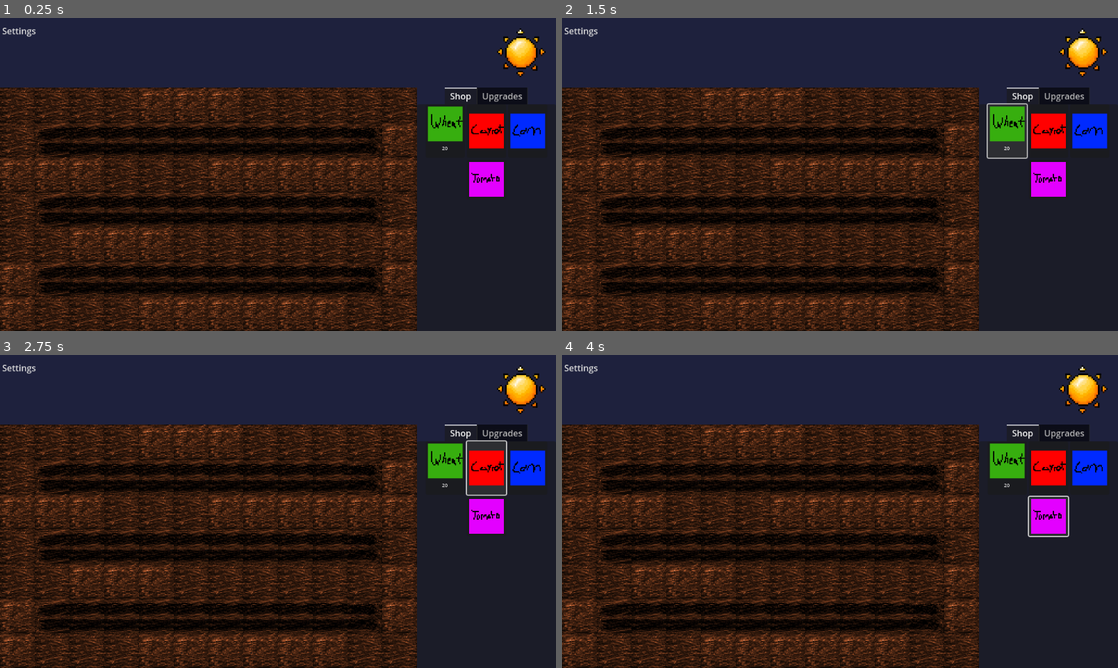
Above: before the commit, frames 1-4 (two rows, left to right).
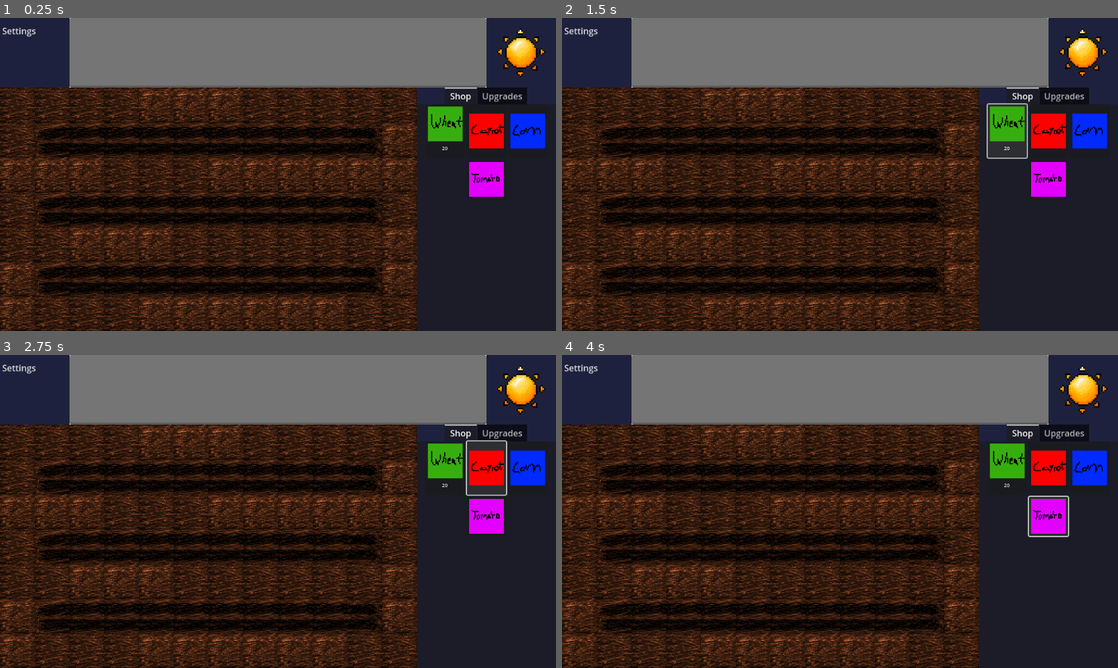
Above: after the commit, the same moments.

Repository: TalesOfXanthar/Wheather
Game: Godot game, scene res://scenes/main.tscn
Same seed, same stepped clock (60 frames per second), same inputs: the game is played once before the commit and once after it.
Inputs (mouse positions are in pixels of both pictures, inside the frame that each line leads up to):
- Up to frame 1 (0.25 s): no input
- Up to frame 2 (1.5 s): click (612, 140) at 0.52 s; click "20" at 1.25 s
- Up to frame 3 (2.75 s): click (489, 467) at 2 s
- Up to frame 4 (4 s): click (1090, 467) at 2.75 s; click (1051, 517) at 3.5 s

The runs differ from the first frame. In frame 1, 17% of the frame differs, in the area x 12-88%, y 0-23%; in frame 2, 17%; in frame 3, 17%; in frame 4, 17%.

Commit message:
Added text box and planting/harvesting text

Diff:
--- a/scenes/main.tscn
+++ b/scenes/main.tscn
@@ -6,6 +6,7 @@
 [ext_resource type="PackedScene" uid="uid://4gh2l1ak2t18" path="res://scenes/moon.tscn" id="4_jyhfs"]
 [ext_resource type="PackedScene" uid="uid://t7r3fcl5f6bq" path="res://scenes/UI.tscn" id="5_tbgi4"]
 [ext_resource type="PackedScene" uid="uid://pv7y6o0xsaay" path="res://scenes/placeholder_crop.tscn" id="5_tefeu"]
+[ext_resource type="PackedScene" uid="uid://bnco3jkb63o4c" path="res://text_box.tscn" id="7_o6xl0"]
 
 [sub_resource type="TileSetAtlasSource" id="TileSetAtlasSource_kxvpd"]
 texture = ExtResource("1_ok1o8")
@@ -146,3 +147,5 @@
 
 [node name="CropC0" parent="CropScenes" instance=ExtResource("5_tefeu")]
 position = Vector2(672, 480)
+
+[node name="Control" parent="." instance=ExtResource("7_o6xl0")]
--- a/scripts/global_time_script.gd
+++ b/scripts/global_time_script.gd
@@ -2,3 +2,4 @@
 var globalTimeDilation = 1
 var cursorState = "Ground"
 var playerMoney = 0
+var textBox = ""
--- a/scripts/placeholder_crop.gd
+++ b/scripts/placeholder_crop.gd
@@ -26,12 +26,14 @@
 
 func plant_crop():
 	cropState = GlobalTimeScript.cursorState
+	GlobalTimeScript.textBox = "Planted " + cropState
 	$AnimatedSprite2D.animation = cropState
 	$CropGrowthIncrementTimer.wait_time = (PlantDictionary.cropInfoDictionary[cropState]["CropGrowthIncrement"] * GlobalTimeScript.globalTimeDilation)
 	$CropGrowthIncrementTimer.start()
 
 func return_to_ground():
 	GlobalTimeScript.playerMoney += PlantDictionary.cropInfoDictionary[cropState]["Value"]
+	GlobalTimeScript.textBox = "Harvested " + cropState
 	cropState = "Ground"
 	$AnimatedSprite2D.animation = "Ground"
 	$CropGrowthIncrementTimer.stop()
--- a/text_box.tscn
+++ b/text_box.tscn
@@ -1,4 +1,9 @@
-[gd_scene format=3 uid="uid://bnco3jkb63o4c"]
+[gd_scene load_steps=3 format=3 uid="uid://bnco3jkb63o4c"]
+
+[ext_resource type="Script" uid="uid://ggqvi1b6le0s" path="res://the_text_box.gd" id="1_k7ve7"]
+
+[sub_resource type="CanvasTexture" id="CanvasTexture_ss407"]
+specular_color = Color(1, 0.278431, 1, 1)
 
 [node name="Control" type="Control"]
 layout_mode = 3
@@ -7,3 +12,18 @@
 anchor_bottom = 1.0
 grow_horizontal = 2
 grow_vertical = 2
+
+[node name="TextureRect" type="TextureRect" parent="."]
+layout_mode = 2
+offset_left = 128.0
+offset_right = 896.0
+offset_bottom = 128.0
+texture = SubResource("CanvasTexture_ss407")
+
+[node name="TheTextBox" type="TextEdit" parent="."]
+layout_mode = 2
+offset_left = 128.0
+offset_right = 896.0
+offset_bottom = 128.0
+text = "hello"
+script = ExtResource("1_k7ve7")
--- /dev/null
+++ b/the_text_box.gd
@@ -0,0 +1,6 @@
+extends TextEdit
+var textUpdater
+
+func _process(delta):
+	if GlobalTimeScript.textBox != textUpdater:
+		text = GlobalTimeScript.textBox
Not shown: 1 places in scenes/main.tscn that only renumber resources
Not shown, added: the_text_box.gd.uid
